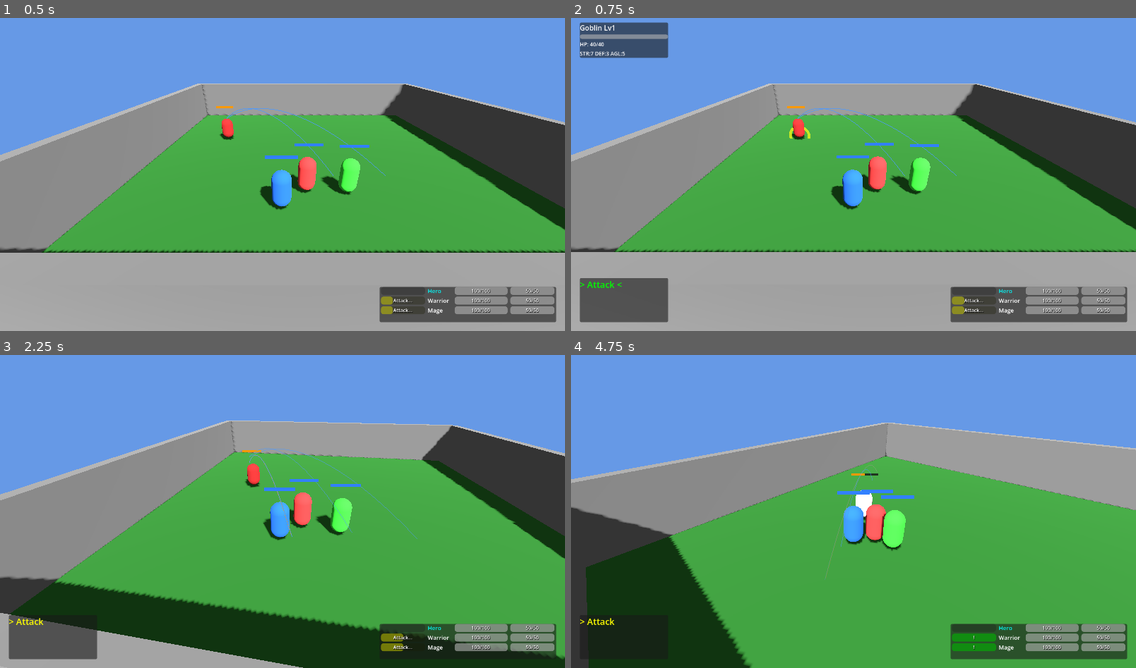
Above: before the commit, frames 1-4 (two rows, left to right).
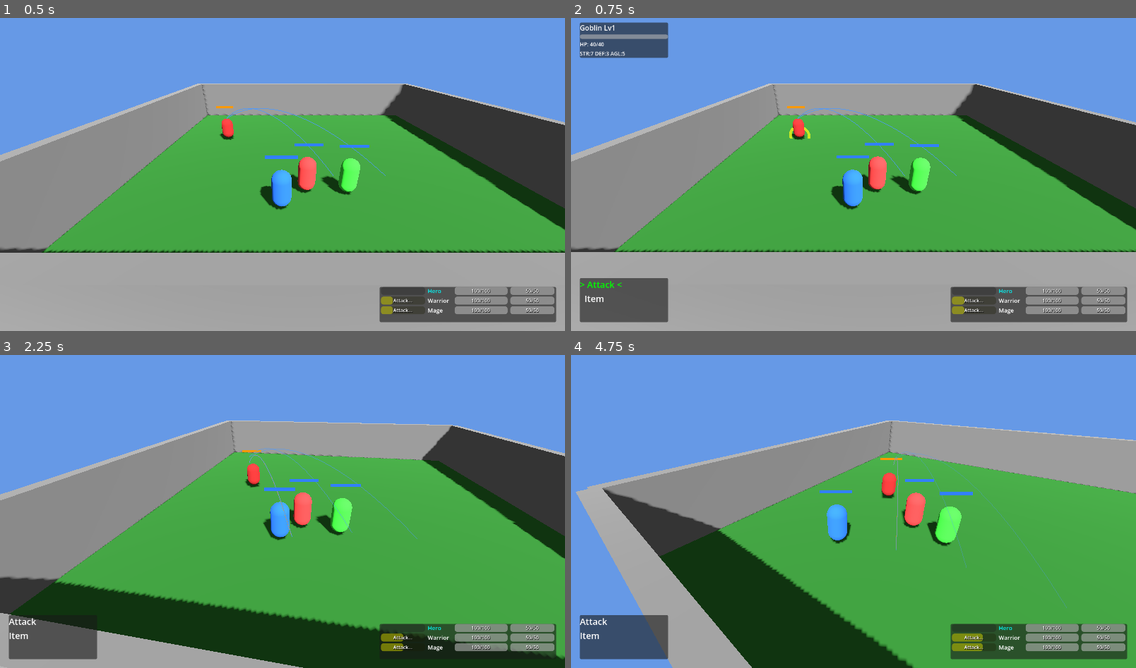
Above: after the commit, the same moments.

Repository: sphenlee/gauntlet
Game: Godot game, scene res://scenes/main.tscn
The game is run twice, just before and just after one commit, with the same random seed, the same clock (stepped at 60 frames per second) and the same inputs.
Inputs:
- Up to frame 1 (0.5 s): no input
- Up to frame 2 (0.75 s): tap Enter (action_confirm) at 0.5 s; hold D (move_right) from 0.53 s (still down); hold Enter (action_confirm) from 0.53 s (still down)
- Up to frame 3 (2.25 s): tap Tab (leader_switch_next) at 0.8, 1.35 s; release D (move_right) at 1.28 s; release Enter (action_confirm) at 1.28 s; hold S (move_down) 1.28-2.03 s; tap Enter (action_confirm) at 1.55 s; hold D (move_right) from 2.03 s (still down); hold Enter (action_confirm) from 2.03 s (still down)
- Up to frame 4 (4.75 s): tap Tab (leader_switch_next) at 2.3 s; release D (move_right) at 2.78 s; release Enter (action_confirm) at 2.78 s; hold W (move_up) 2.78-3.53 s; tap Down (camera_down) at 2.85 s; tap Enter (action_confirm) at 3.05, 3.5, 4.55 s; hold Tab (leader_switch_next) 3.53-4.28 s; hold A (move_left) from 3.53 s (still down); tap Left (camera_left) at 3.6 s; tap Escape (action_cancel) at 4.15 s; tap Right (camera_right) at 4.35 s

Frame 1 is identical in both runs. In frame 2, less than 0.1% of the frame differs, in the area x 2-6%, y 88-91%; in frame 3, 0.1%; in frame 4, 29%, in the area x 0-100%, y 20-100%.
Error after the commit: Out of bounds get index '2' (on base: 'Array[String]') (res://scripts/ui/command_menu.gd:87)

Commit message:
Add items: potion and hi-potion with submenu and party targeting
Items:
- Potion (x3) heals 25% HP, Hi-Potion (x1) heals 50% HP
- Items replenish to max after advancing to the next arena

Command menu:
- Add 'Item' to the main menu, opens a submenu showing item names
  and counts (greyed out when count is 0)
- B in submenu goes back to main menu, B in main menu closes

Party target selection:
- After selecting an item, up/down cycles through party members
- Selection cursor shows on the targeted party member
- A confirms, B cancels back to normal

Item usage:
- Charges like attack but twice as fast (0.75s vs 1.5s)
- Green arc shown between the character using the item and the target
- Heals the target by the item's percentage of max HP

Co-authored-by: Copilot <223556219+Copilot@users.noreply.github.com>

Diff:
--- a/scripts/main.gd
+++ b/scripts/main.gd
@@ -1,7 +1,7 @@
 class_name GameManager
 extends Node3D
 
-enum GameState { NORMAL, COMMAND_MENU, TARGET_SELECT, LEADER_SELECT }
+enum GameState { NORMAL, COMMAND_MENU, TARGET_SELECT, LEADER_SELECT, PARTY_TARGET_SELECT }
 
 var game_state: GameState = GameState.NORMAL
 var current_level: int = 1
@@ -19,7 +19,15 @@
 # Target selection
 var selected_enemy_index: int = 0
 var selected_leader_index: int = 0
+var selected_party_index: int = 0
 var selection_cursor: MeshInstance3D
+
+# Item inventory
+var items: Dictionary = {
+	"potion": {"name": "Potion", "count": 3, "max": 3, "heal_pct": 0.25},
+	"hi_potion": {"name": "Hi-Potion", "count": 1, "max": 1, "heal_pct": 0.50},
+}
+var pending_item_id: String = ""
 
 # Party colors
 var party_colors = [Color(0.2, 0.5, 1.0), Color(1.0, 0.3, 0.3), Color(0.3, 1.0, 0.3)]
@@ -158,6 +166,7 @@
 	command_menu.position = Vector2(20, -120)
 	command_menu.custom_minimum_size = Vector2(200, 100)
 	command_menu.action_selected.connect(_on_action_selected)
+	command_menu.item_selected.connect(_on_item_selected)
 	command_menu.menu_cancelled.connect(_on_menu_cancelled)
 	canvas.add_child(command_menu)
 	command_menu.setup()
@@ -293,6 +302,8 @@
 			_handle_target_select_input(event)
 		GameState.LEADER_SELECT:
 			_handle_leader_select_input(event)
+		GameState.PARTY_TARGET_SELECT:
+			_handle_party_target_select_input(event)
 
 func _set_game_state(new_state: GameState) -> void:
 	game_state = new_state
@@ -361,6 +372,44 @@
 		_set_game_state(GameState.NORMAL)
 		selection_cursor.visible = false
 
+func _handle_party_target_select_input(event: InputEvent) -> void:
+	if event.is_action_pressed("move_up") or event.is_action_pressed("leader_switch_next"):
+		selected_party_index = (selected_party_index - 1 + party.size()) % party.size()
+	elif event.is_action_pressed("move_down") or event.is_action_pressed("leader_switch_prev"):
+		selected_party_index = (selected_party_index + 1) % party.size()
+	elif event.is_action_pressed("action_confirm"):
+		_use_item_on_party_member(selected_party_index)
+	elif event.is_action_pressed("action_cancel"):
+		command_menu.close_menu()
+		_set_game_state(GameState.NORMAL)
+		selection_cursor.visible = false
+		pending_item_id = ""
+
+func _use_item_on_party_member(index: int) -> void:
+	if index < 0 or index >= party.size():
+		return
+	var target = party[index]
+	if not is_instance_valid(target) or target.state == PlayerCharacter.State.DEAD:
+		return
+	if pending_item_id.is_empty():
+		return
+
+	var item = items[pending_item_id]
+	if item["count"] <= 0:
+		return
+
+	# Deduct item
+	item["count"] -= 1
+
+	# Start charge on the leader with the item action
+	var leader = party[party_leader_index]
+	leader.start_charge("item:" + pending_item_id, target, 0.75)
+
+	command_menu.close_menu()
+	_set_game_state(GameState.NORMAL)
+	selection_cursor.visible = false
+	pending_item_id = ""
+
 func _handle_leader_movement() -> void:
 	if game_state != GameState.NORMAL:
 		return
@@ -439,6 +488,12 @@
 				if is_instance_valid(target):
 					selection_cursor.visible = true
 					selection_cursor.global_position = target.global_position + Vector3(0, 0.1, 0)
+		GameState.PARTY_TARGET_SELECT:
+			if selected_party_index < party.size():
+				var target = party[selected_party_index]
+				if is_instance_valid(target):
+					selection_cursor.visible = true
+					selection_cursor.global_position = target.global_position + Vector3(0, 0.1, 0)
 		_:
 			selection_cursor.visible = false
 
@@ -471,12 +526,26 @@
 		else:
 			command_menu.close_menu()
 			_set_game_state(GameState.NORMAL)
+	elif action == "item":
+		var item_list: Array[Dictionary] = []
+		for key in items:
+			item_list.append({"id": key, "name": items[key]["name"], "count": items[key]["count"]})
+		command_menu.open_submenu(item_list)
+
+func _on_item_selected(item_id: String) -> void:
+	pending_item_id = item_id
+	command_menu.lock_selection()
+	_set_game_state(GameState.PARTY_TARGET_SELECT)
+	selected_party_index = 0
 
 func _on_menu_cancelled() -> void:
 	_set_game_state(GameState.NORMAL)
 
 func _on_character_charge_started(character: PlayerCharacter, target: Node3D) -> void:
-	_spawn_arc(character, target, Color(0.3, 0.6, 1.0))
+	if character.charge_action.begins_with("item:"):
+		_spawn_arc(character, target, Color(0.2, 1.0, 0.3))
+	else:
+		_spawn_arc(character, target, Color(0.3, 0.6, 1.0))
 
 func _on_enemy_charge_started(enemy: Enemy, target: Node3D) -> void:
 	_spawn_arc(enemy, target, Color(1.0, 0.6, 0.0))
@@ -532,6 +601,10 @@
 	for member in party:
 		if is_instance_valid(member) and member.state != PlayerCharacter.State.DEAD:
 			member.stats.heal(member.stats.max_hp / 4)
+
+	# Replenish items
+	for key in items:
+		items[key]["count"] = items[key]["max"]
 
 	# Spawn new enemies
 	_spawn_enemies()
--- a/scripts/player_character.gd
+++ b/scripts/player_character.gd
@@ -152,6 +152,18 @@
 		var damage = _calculate_damage()
 		if charge_target.has_method("take_hit"):
 			charge_target.take_hit(damage)
+	elif charge_action.begins_with("item:") and charge_target and is_instance_valid(charge_target):
+		var item_id = charge_action.trim_prefix("item:")
+		var heal_pct = 0.0
+		match item_id:
+			"potion":
+				heal_pct = 0.25
+			"hi_potion":
+				heal_pct = 0.50
+		if heal_pct > 0.0 and charge_target is PlayerCharacter:
+			var heal_amount = int(charge_target.stats.max_hp * heal_pct)
+			charge_target.stats.heal(heal_amount)
+			charge_target.hp_changed.emit(charge_target)
 
 	charge_action = ""
 	charge_target = null
@@ -190,10 +202,13 @@
 	return 0.0
 
 func get_charge_text() -> String:
+	var display = charge_action
+	if display.begins_with("item:"):
+		display = display.trim_prefix("item:").replace("_", " ").capitalize()
 	if state == State.CHARGING:
-		return charge_action.capitalize() + "..."
+		return display.capitalize() + "..."
 	elif state == State.ACTING:
-		return charge_action.capitalize() + "!"
+		return display.capitalize() + "!"
 	return ""
 
 func apply_leader_input(input_dir: Vector2, cam_basis: Basis) -> void:
--- a/scripts/ui/command_menu.gd
+++ b/scripts/ui/command_menu.gd
@@ -2,13 +2,19 @@
 extends PanelContainer
 
 signal action_selected(action: String)
+signal item_selected(item_id: String)
 signal menu_cancelled
 
-var actions: Array[String] = ["Attack"]
+var actions: Array[String] = ["Attack", "Item"]
 var selected_index: int = 0
 var is_open: bool = false
 var is_locked: bool = false
 var list: VBoxContainer
+
+# Submenu state
+var in_submenu: bool = false
+var submenu_items: Array[Dictionary] = []
+var submenu_index: int = 0
 
 func setup() -> void:
 	list = VBoxContainer.new()
@@ -19,62 +25,121 @@
 func _build_menu() -> void:
 	for child in list.get_children():
 		child.queue_free()
+
+	if in_submenu:
+		_build_submenu()
+	else:
+		_build_main_menu()
+	_update_selection()
+
+func _build_main_menu() -> void:
 	for i in range(actions.size()):
 		var label = Label.new()
 		label.text = actions[i]
 		label.add_theme_font_size_override("font_size", 20)
 		label.name = "Action" + str(i)
 		list.add_child(label)
-	_update_selection()
+
+func _build_submenu() -> void:
+	for i in range(submenu_items.size()):
+		var item = submenu_items[i]
+		var label = Label.new()
+		label.text = "%s x%d" % [item["name"], item["count"]]
+		label.add_theme_font_size_override("font_size", 20)
+		label.name = "Item" + str(i)
+		list.add_child(label)
+		if item["count"] <= 0:
+			label.modulate = Color(0.5, 0.5, 0.5)
 
 func open_menu() -> void:
 	is_open = true
 	is_locked = false
+	in_submenu = false
 	selected_index = 0
 	visible = true
-	_update_selection()
+	_build_menu()
 
 func close_menu() -> void:
 	is_open = false
 	is_locked = false
+	in_submenu = false
 	visible = false
 
 func lock_selection() -> void:
 	is_locked = true
 	_update_selection()
 
+func open_submenu(items: Array[Dictionary]) -> void:
+	in_submenu = true
+	submenu_items = items
+	submenu_index = 0
+	selected_index = 0
+	_build_menu()
+
 func _update_selection() -> void:
-	for i in range(list.get_child_count()):
+	var count = list.get_child_count()
+	for i in range(count):
 		var label = list.get_child(i) as Label
+		var text: String
+		if in_submenu:
+			text = submenu_items[i]["name"] + " x" + str(submenu_items[i]["count"])
+		else:
+			text = actions[i]
+
 		if i == selected_index:
 			if is_locked:
 				label.add_theme_color_override("font_color", Color.GREEN)
-				label.text = "> " + actions[i] + " <"
+				label.text = "> " + text + " <"
 			else:
 				label.add_theme_color_override("font_color", Color.YELLOW)
-				label.text = "> " + actions[i]
+				label.text = "> " + text
 		else:
-			label.add_theme_color_override("font_color", Color.WHITE)
-			label.text = "  " + actions[i]
+			if in_submenu and submenu_items[i]["count"] <= 0:
+				label.add_theme_color_override("font_color", Color(0.5, 0.5, 0.5))
+			else:
+				label.add_theme_color_override("font_color", Color.WHITE)
+			label.text = "  " + text
 
 func handle_input(event: InputEvent) -> bool:
 	if not is_open or is_locked:
 		return false
 
+	var max_index = submenu_items.size() if in_submenu else actions.size()
+	if max_index == 0:
+		return false
+
 	if event.is_action_pressed("move_up"):
-		selected_index = (selected_index - 1 + actions.size()) % actions.size()
+		selected_index = (selected_index - 1 + max_index) % max_index
 		_update_selection()
 		return true
 	elif event.is_action_pressed("move_down"):
-		selected_index = (selected_index + 1) % actions.size()
+		selected_index = (selected_index + 1) % max_index
 		_update_selection()
 		return true
 	elif event.is_action_pressed("action_confirm"):
-		action_selected.emit(actions[selected_index].to_lower())
-		return true
+		if in_submenu:
+			var item = submenu_items[selected_index]
+			if item["count"] > 0:
+				item_selected.emit(item["id"])
+			return true
+		else:
+			var action = actions[selected_index].to_lower()
+			if action == "item":
+				# Handled by main.gd via action_selected
+				action_selected.emit(action)
+			else:
+				action_selected.emit(action)
+			return true
 	elif event.is_action_pressed("action_cancel"):
-		close_menu()
-		menu_cancelled.emit()
-		return true
+		if in_submenu:
+			# Go back to main menu
+			in_submenu = false
+			selected_index = 0
+			_build_menu()
+			return true
+		else:
+			close_menu()
+			menu_cancelled.emit()
+			return true
 
 	return false
